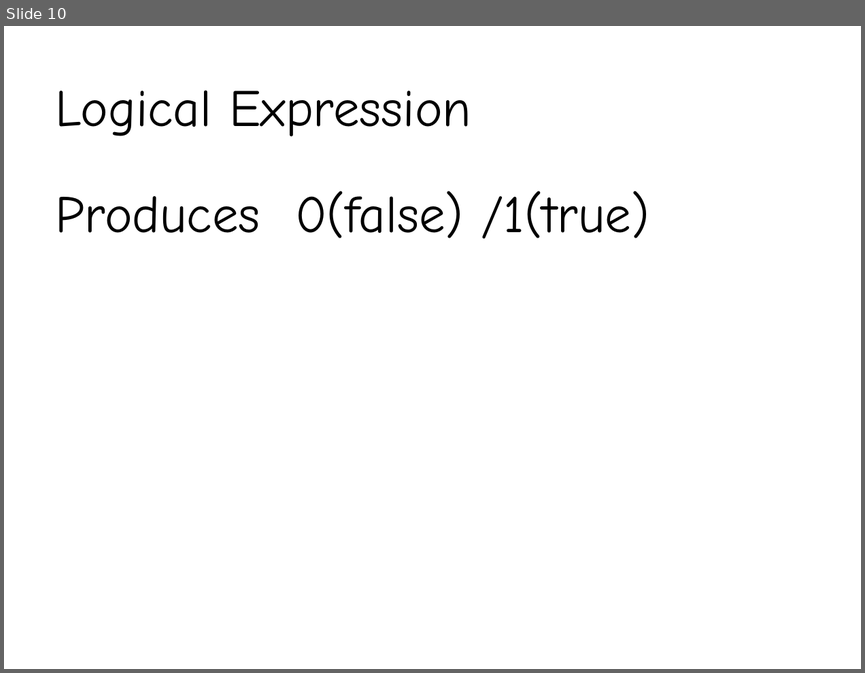
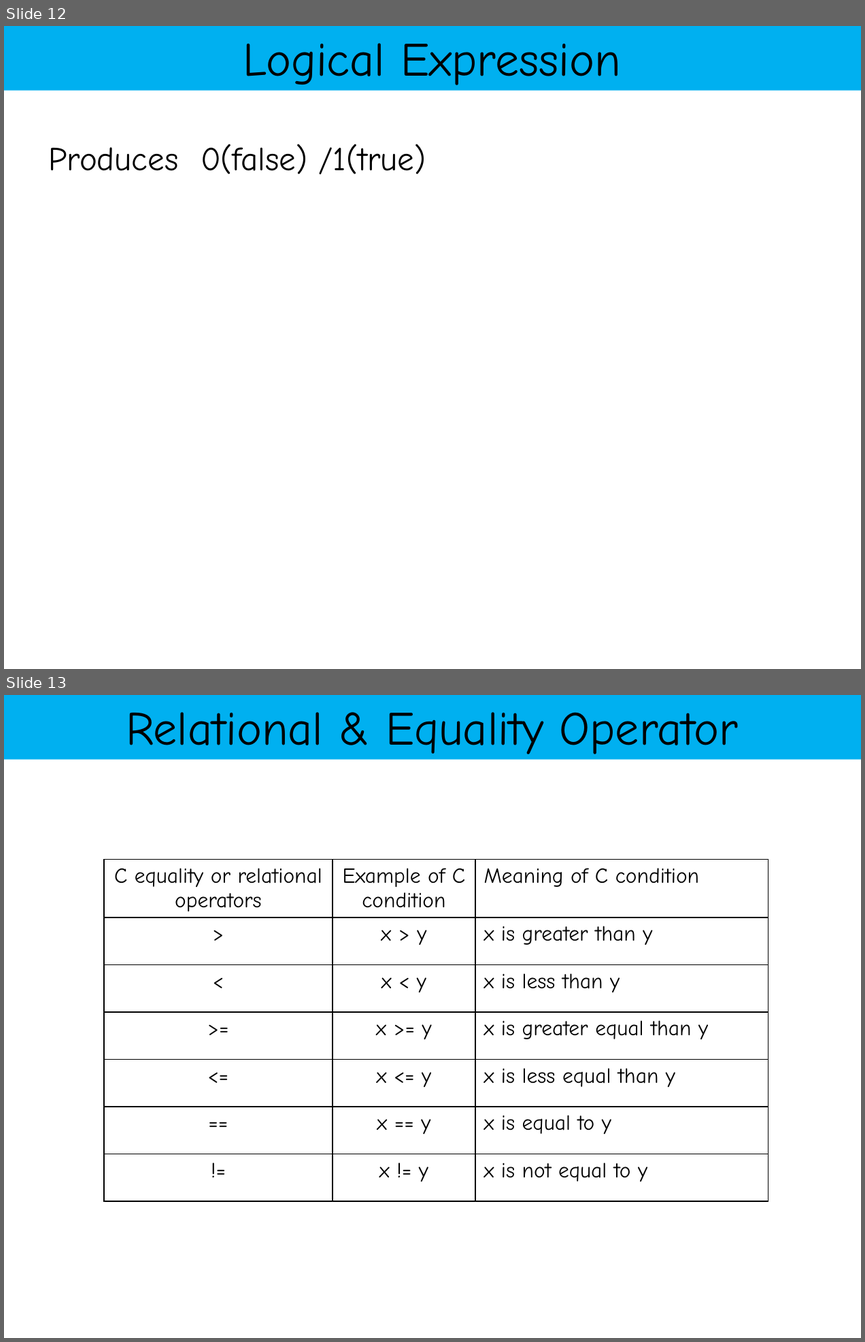
Before and after one commit to YeasirRayhanPrince/yeasirrayhanprince.github.io, a slide deck: cse103/materials/Slide3.pptx. Shown one above the other, each under a label of ours: slide 10 before the commit, slides 12 and 13 after it. The pictures are 865x673 and 865x1342 pixels, drawn with LibreOffice and Linux fonts; fonts in the diff are those of the drawing. Boxes give left, top, right and bottom in pixels: in the first picture for what was removed or moved away, otherwise in the second. Text is boxed around its words. In the diff, an @@ line names an element or a change of style, - is before the commit and + after.

```diff
--- a/cse103/materials/Slide3.pptx
+++ b/cse103/materials/Slide3.pptx
@@ slide 13 added at [4,695,861,1338], background #FFFFFF @@
@@ rectangle added at [4,695,861,759], fill #00B0F0, 40 pt, text #000000 @@
+Relational & Equality Operator
@@ table added at [104,860,769,1203], 7 rows, 3 columns @@
+C equality or relational operators | Example of C condition | Meaning of C condition
+> | x > y | x is greater than y
+< | x < y | x is less than y
+>= | x >= y | x is greater equal than y
+<= | x <= y | x is less equal than y
+== | x == y | x is equal to y
+!= | x != y | x is not equal to y
@@ what was slide 10 is now slide 12 @@
@@ slide 12 changed as well @@
@@ rectangle "Logical Expression": place and size @@
-rectangle "Logical Expression" at [56,90,471,137]
+rectangle "Logical Expression" at [4,26,861,90]
@@ rectangle "Logical Expression" at [4,26,861,90]: size 44 to 40 pt; alignment left to centre; fill none to #00B0F0 @@
@@ text "Produces 0(false) /1(true)": place and size @@
-text "Produces 0(false) /1(true)" at [56,191,649,239]
+text "Produces 0(false) /1(true)" at [48,144,426,174]
@@ text "Produces 0(false) /1(true)" at [48,144,426,174]: size 44 to 28 pt; less space between paragraphs @@
```
Also in this commit, not shown: 6 other slides changed, 18 other slides added, 7 slides removed, 4 other files.
